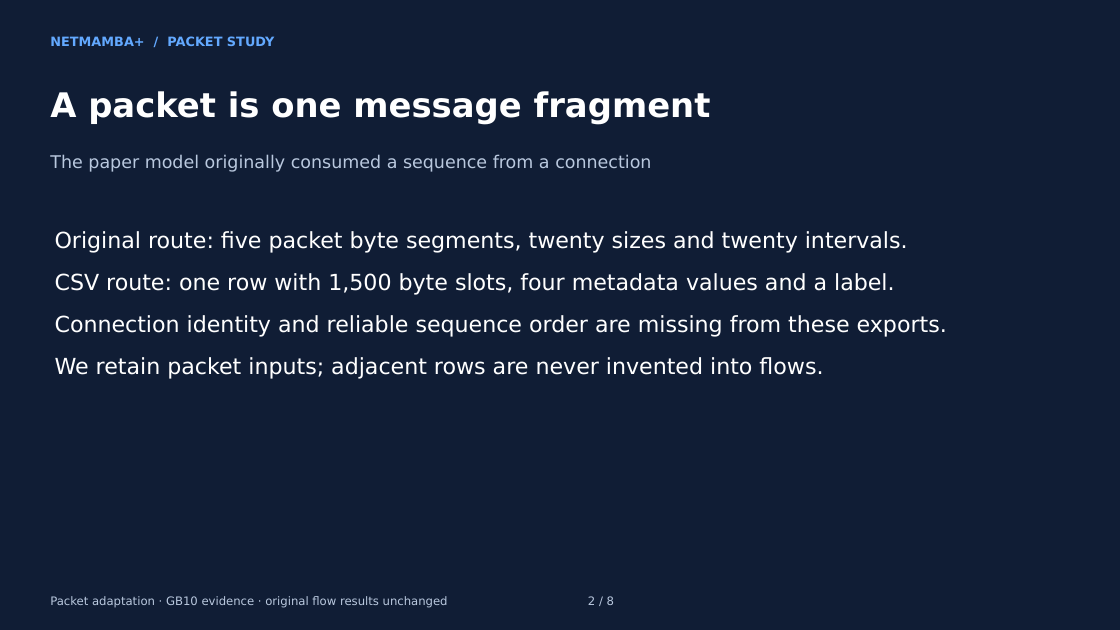
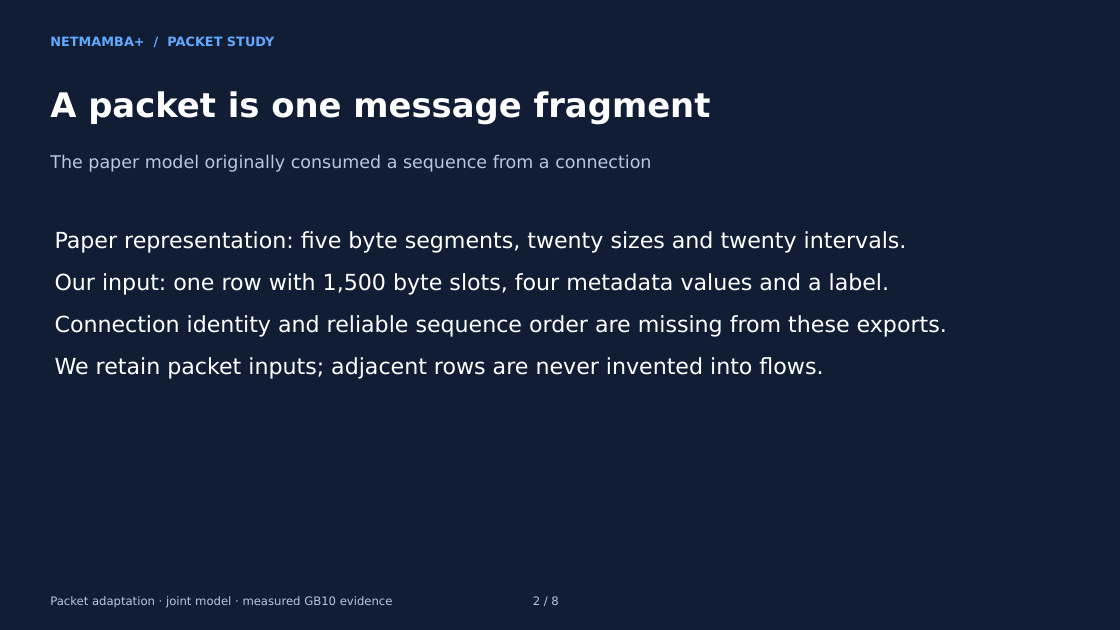
Before and after one commit to buffbeefalo/netmambaplus-reproduction, a slide deck: slide 2 of docs/customer/packet-addendum/NetMambaPlus-packet-addendum.pptx. Drawn at 1120x630 pixels with LibreOffice and Linux fonts; fonts in the diff are those of the drawing. Boxes give left, top, right and bottom in pixels: in the first picture for what was removed or moved away, otherwise in the second. Text is boxed around its words. In the diff, an @@ line names an element or a change of style, - is before the commit and + after.

Commit message:
Make the two-CSV packet model the single client workflow

```diff
--- a/docs/customer/packet-addendum/NetMambaPlus-packet-addendum.pptx
+++ b/docs/customer/packet-addendum/NetMambaPlus-packet-addendum.pptx
@@ text at [55, 231, 907, 253]: text changed @@
-Original route: five packet byte segments, twenty sizes and twenty intervals.
+Paper representation: five byte segments, twenty sizes and twenty intervals.
@@ text at [55, 273, 890, 295]: text changed @@
-CSV route: one row with 1,500 byte slots, four metadata values and a label.
+Our input: one row with 1,500 byte slots, four metadata values and a label.
@@ text at [50, 596, 558, 608]: text changed @@
-Packet adaptation · GB10 evidence · original flow results unchanged 2 / 8
+Packet adaptation · joint model · measured GB10 evidence 2 / 8
```
Also in this commit, not shown: 7 other slides changed, 50 other files.
